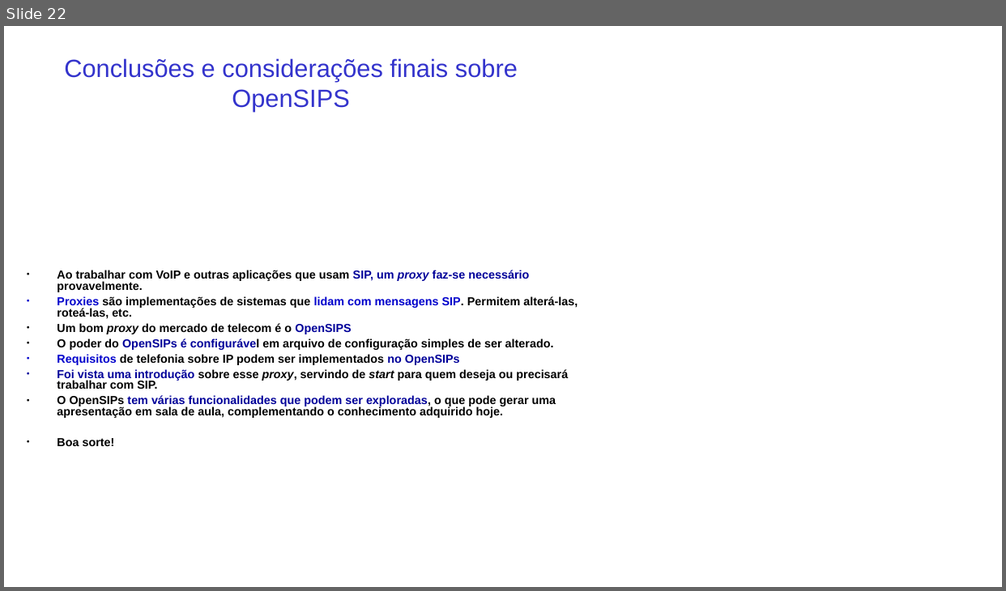
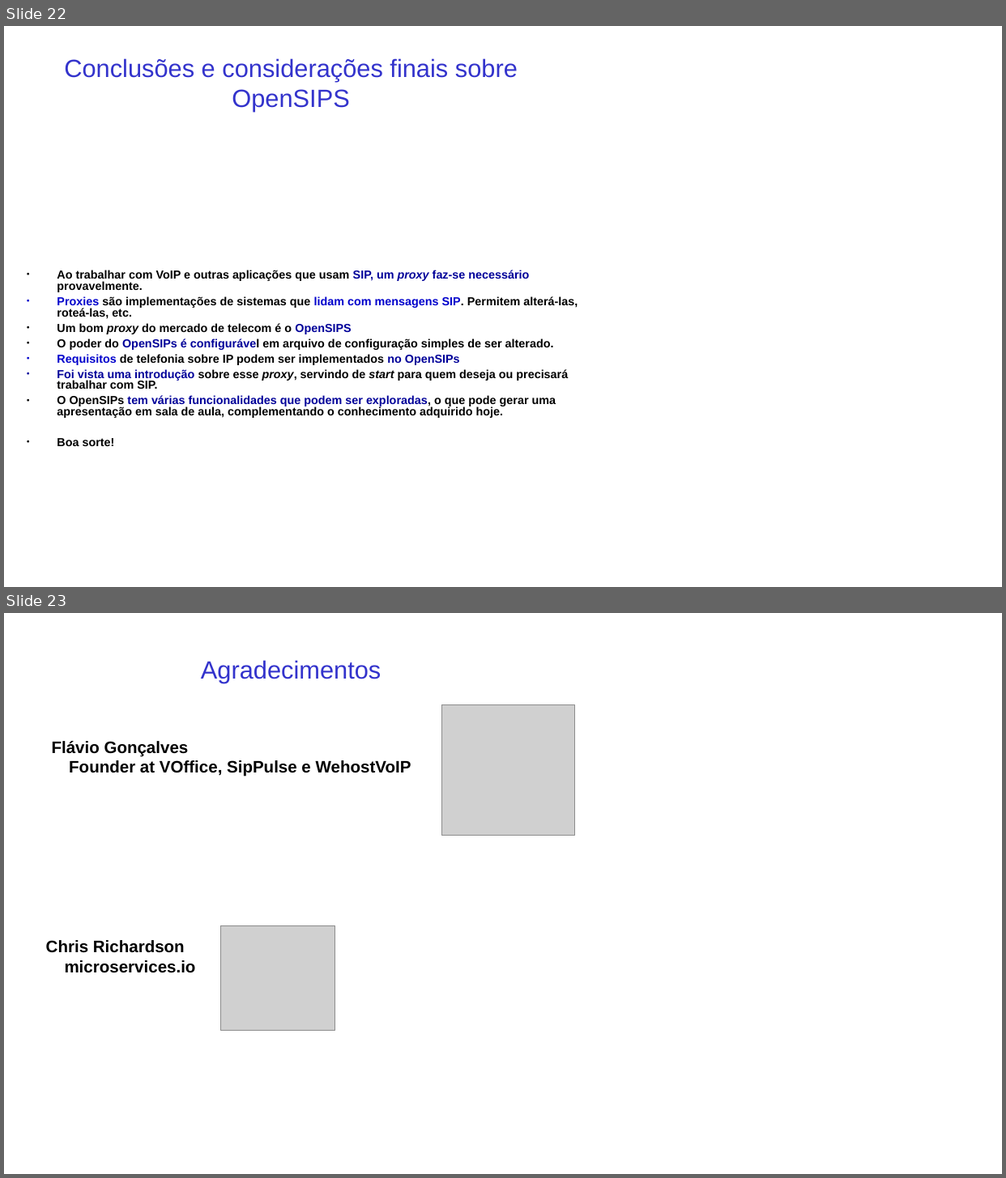
Before and after one commit to xrodpim/PostGraduate_Portfolio, a slide deck: DM119/slides/G_OpenSIPS 2020.ppt. Shown one above the other, each under a label of ours: slide 22 before the commit, slides 22 and 23 after it. The pictures are 1006x591 and 1006x1178 pixels, drawn with LibreOffice and Linux fonts; fonts in the diff are those of the drawing; grey boxes stand for pictures; background and template pictures are left out. Boxes give left, top, right and bottom in pixels: in the first picture for what was removed or moved away, otherwise in the second. Text is boxed around its words. In the diff, an @@ line names an element or a change of style, - is before the commit and + after.

Commit message:
Atualizações

```diff
--- a/DM119/slides/G_OpenSIPS 2020.ppt
+++ b/DM119/slides/G_OpenSIPS 2020.ppt
@@ slide 23 added at bbox=[4, 613, 1002, 1174], background picture (left out) @@
@@ title added at bbox=[201, 660, 381, 683], 36 pt, text #3333CC @@
+Agradecimentos
@@ picture added at bbox=[441, 705, 575, 836] @@
@@ text added at bbox=[41, 741, 411, 973], 24 pt, text #000000, bold @@
+FFlávio Gonçalves
+Founder at VOffice, SipPulse e WehostVoIP
+Chris Richardson
+microservices.io
@@ picture added at bbox=[220, 926, 334, 1031] @@
```
